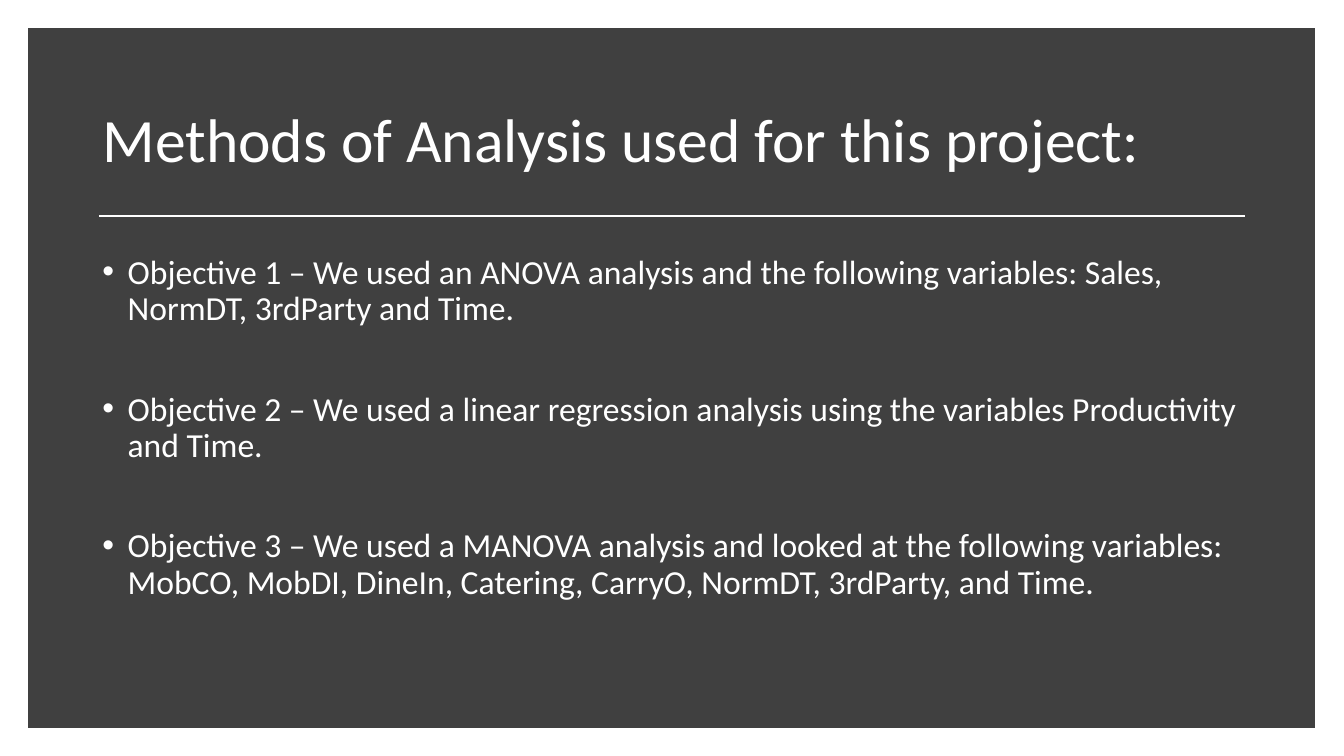
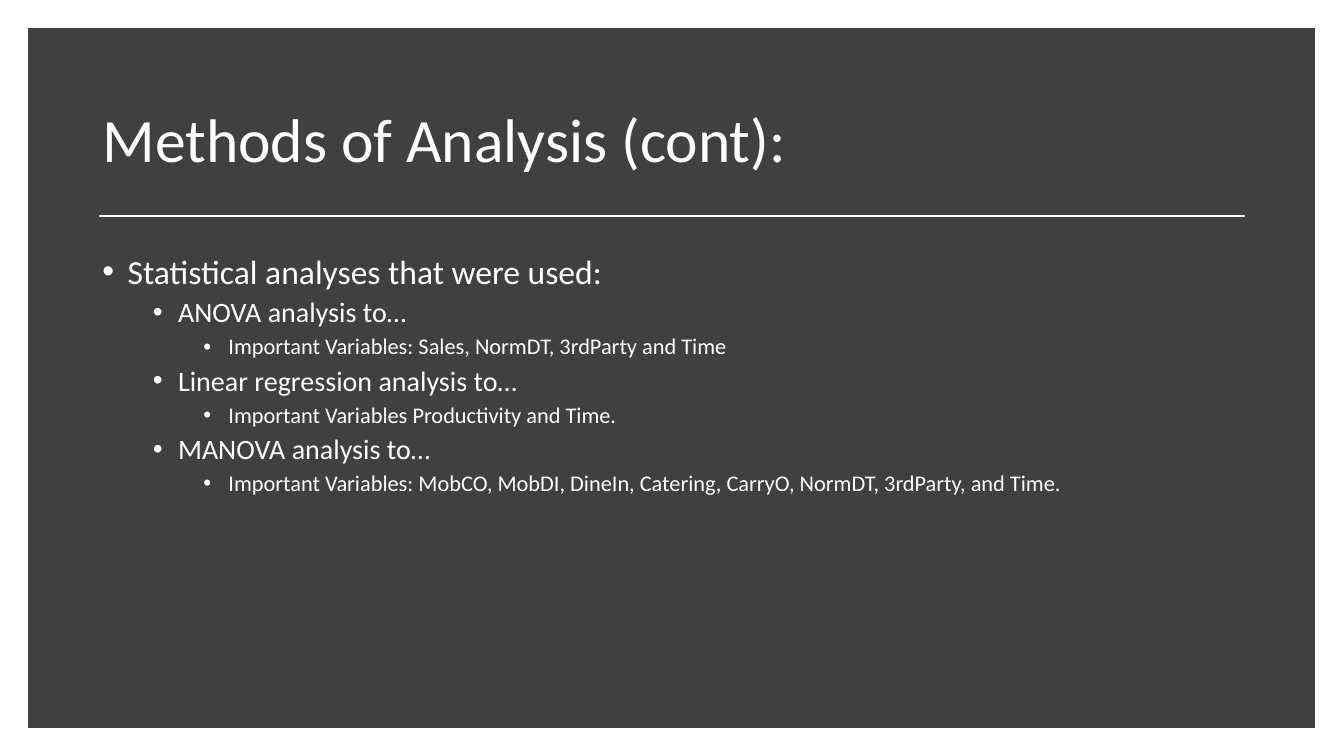
Before and after one commit to East-Coast-Collaboration/Final-Project, a slide deck: slide 6 of Presentation.pptx (slide 5 before the commit). Drawn at 1344x756 pixels with LibreOffice and Linux fonts; fonts in the diff are those of the drawing. Boxes give left, top, right and bottom in pixels: in the first picture for what was removed or moved away, otherwise in the second. Text is boxed around its words. In the diff, an @@ line names an element or a change of style, - is before the commit and + after.

```diff
--- a/Presentation.pptx
+++ b/Presentation.pptx
@@ title at bbox=[102, 117, 785, 172]: text changed @@
-Methods of Analysis used for this project:
+Methods of Analysis (cont):
@@ text at bbox=[128, 260, 1061, 495]: text changed; size 24 to 16 pt @@
-• Objective 1 – We used an ANOVA analysis and the following variables: Sales, NormDT, 3rdParty and Time.
-• Objective 2 – We used a linear regression analysis using the variables Productivity and Time.
-• Objective 3 – We used a MANOVA analysis and looked at the following variables: MobCO, MobDI, DineIn, Catering, CarryO, NormDT, 3rdParty, and Time.
+• Statistical analyses that were used:
+  • ANOVA analysis to…
+    • Important Variables: Sales, NormDT, 3rdParty and Time
+  • Linear regression analysis to…
+    • Important Variables Productivity and Time.
+  • MANOVA analysis to…
+    • Important Variables: MobCO, MobDI, DineIn, Catering, CarryO, NormDT, 3rdParty, and Time.
```
Also in this commit, not shown: 4 other slides changed, 1 slide added, 3 other files.
